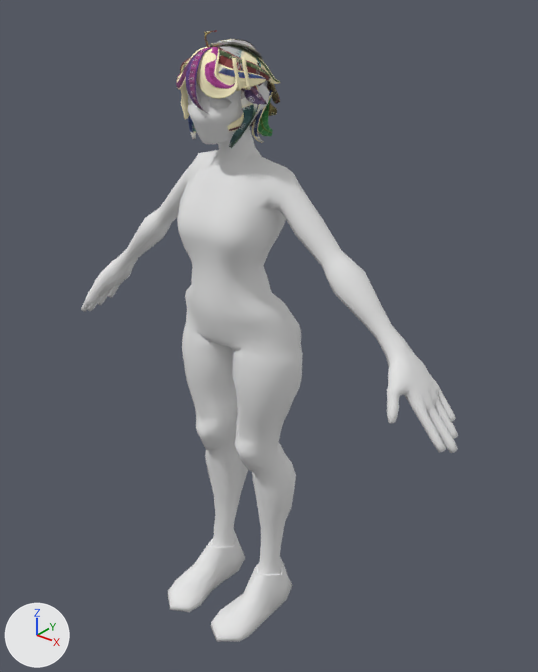
Two versions of the OBJ model configBase/Models/MeinGott.obj, one commit apart.
One viewpoint serves both versions: a 50 mm camera at (6.6, -7.5, 9.68) aimed at (0.4, 0.24, 4.87). The lights are fixed; the arrows at lower left show +X, +Y and +Z. The older version comes first. Where no turn or scale is listed for an object, it has been applied to the vertices. Vertices at exactly the same position are counted once.

Before the edit, the objects in view are built like this:
```python
mat_material = principled_material('Material')
mat_material.base_color = (0.8, 0.8, 0.8)  # white #e7e7e7
mat_material.roughness = 1.0
mat_material_028 = principled_material('Material.028')
mat_material_028.texture = img_leintests_png
mat_material_028.roughness = 0.902
me_hayr_4x4uv_003 = bpy.data.meshes.new('Hayr_4x4UV.003')
me_hayr_4x4uv_003.from_pydata(...)  # 10394 vertices, 9213 faces; spans x -0.76..0.83, y -0.74..0.69, z 7.66..9.06
me_hayr_4x4uv_003.materials.append(mat_material_028)  # picture img_leintests_png
me_prueba = bpy.data.meshes.new('prueba')
me_prueba.from_pydata(...)  # 2502 vertices, 2500 faces; spans x -3.58..3.58, y -1.26..0.69, z 0.02..8.91
# faces by material slot: [2260, 240]
me_prueba.materials.append(mat_material)  # white #e7e7e7
me_prueba.materials.append(mat_material_025)  # white #e7e7e7
ob_hayr_4x4uv_003 = bpy.data.objects.new('Hayr_4x4UV.003', me_hayr_4x4uv_003)
ob_hayr_4x4uv_003.location = (0.0, 0.0, 0.0)
ob_prueba = bpy.data.objects.new('prueba', me_prueba)
ob_prueba.location = (0.0, 0.0, 0.0)
```
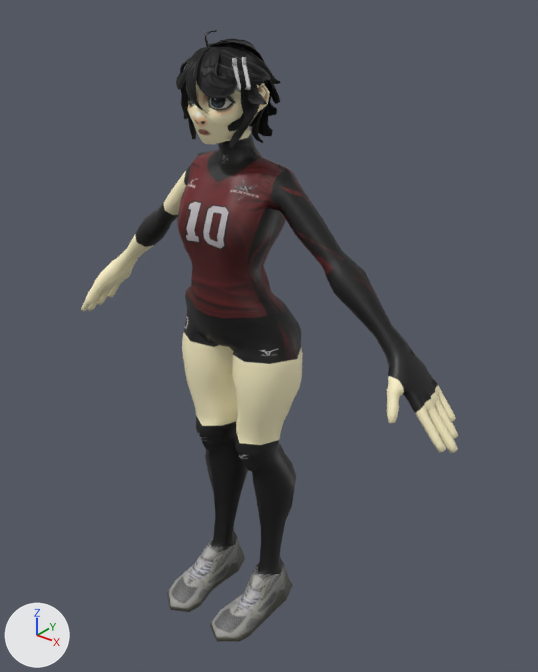
What changed in the scene script:
```text
Add img_voley_color_png:
    img_voley_color_png = load_image('voley Color.png', 'voley Color.png', 2048, 2048, 'sRGB')
Add img_hairmehwp01_png:
    img_hairmehwp01_png = load_image('HairMEhWp01.png', 'HairMEhWp01.png', 2048, 2048, 'sRGB')
Change mat_material_028:
    mat_material_028.texture: img_leintests_png -> img_hairmehwp01_png
Change mat_material:
    remove mat_material.base_color = (0.8, 0.8, 0.8)  # white #e7e7e7
    mat_material.roughness: 1.0 -> 0.5
    add mat_material.texture = img_voley_color_png
Change me_prueba:
    where me_prueba.from_pydata(...)  # 2502 vertices, 2500 faces; spans x -3.58..3.58, y -1.26..0.69, z 0.02..8.91
    used by ob_prueba; location = (0.0, 0.0, 0.0)
    me_prueba part 1: 2296 kept faces spanning x -3.58..3.58, y -1.26..0.69, z 0.02..8.51 get new texture (UV) coordinates
    me_prueba part 2: 240 faces spanning x -0.56..0.56, y -0.69..0.4, z 7.74..8.91 switch from mat_material_025 (white #e7e7e7) to mat_material (picture img_voley_color_png)
```

Where the change shows, as pixel boxes (x1, y1, x2, y2) in the pictures (538 x 672 px):
'prueba', surface changed (darker): (81, 45, 458, 642) in both
'Hayr_4x4UV.003', surface changed (darker): (176, 30, 280, 148) in both
part 1 of me_prueba, surface changed (darker): (81, 83, 458, 642) in both
part 2 of me_prueba, recoloured: (186, 45, 270, 144) in both
